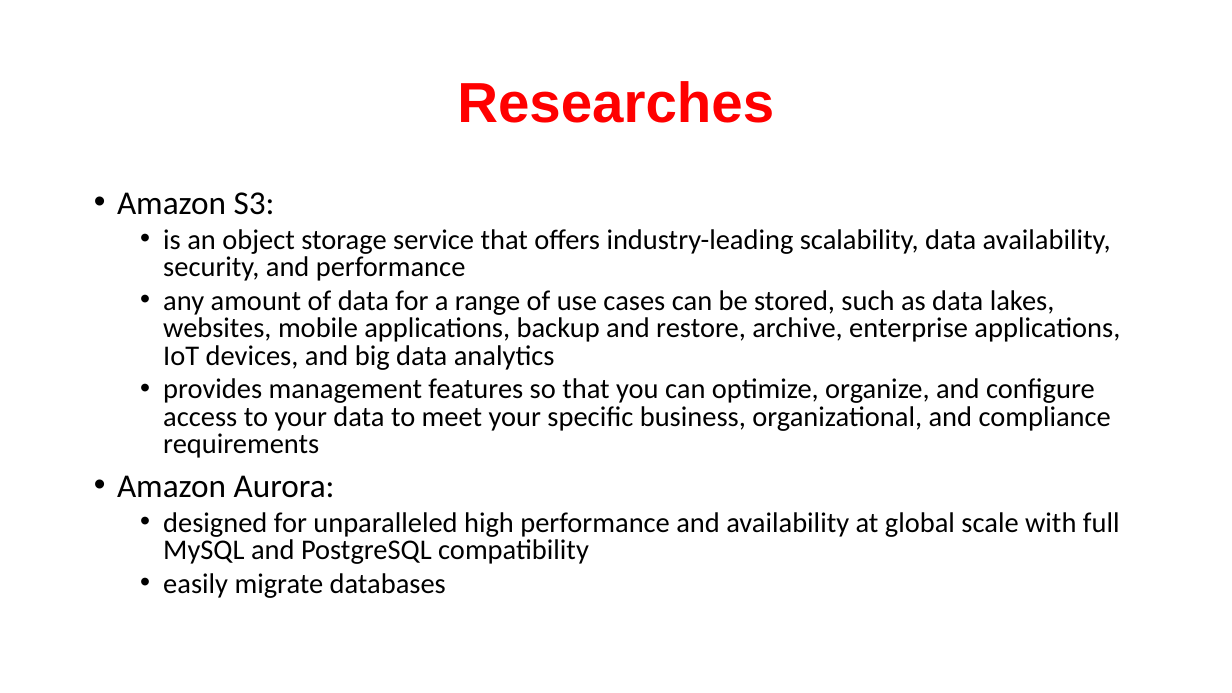
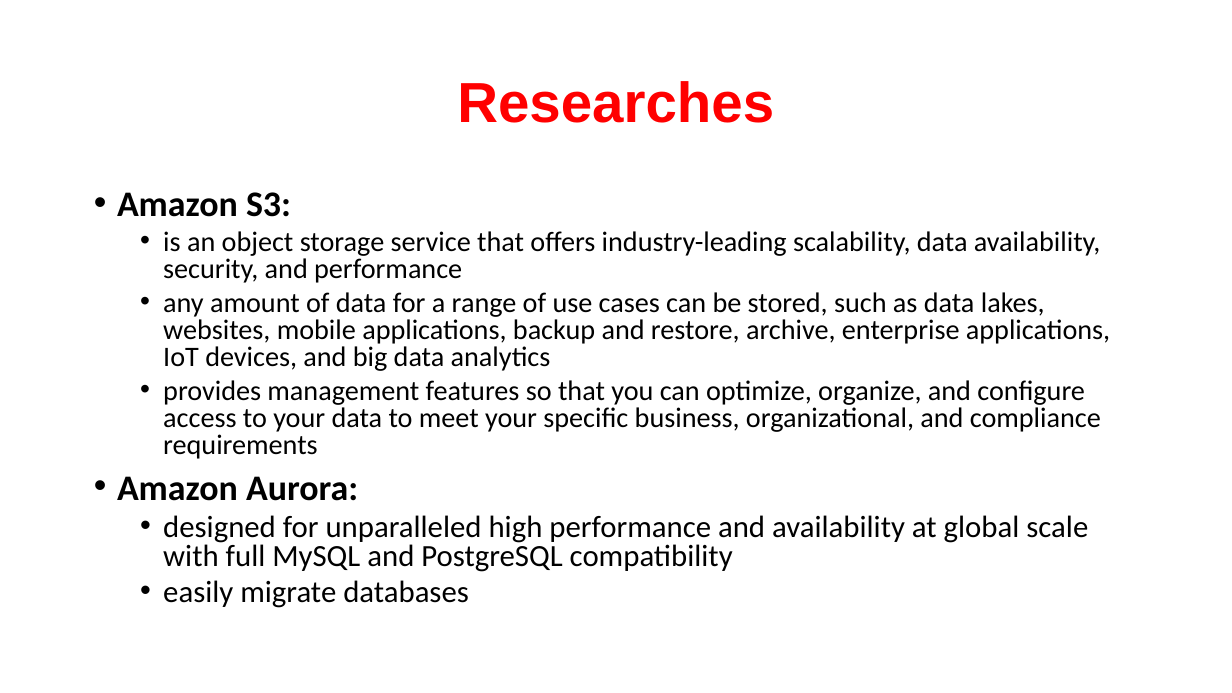
Before and after one commit to AfifNahas/v0.1, a slide deck: slide 2 of Report-1.pptx. Drawn at 1232x693 pixels with LibreOffice and Linux fonts; fonts in the diff are those of the drawing. Boxes give left, top, right and bottom in pixels: in the first picture for what was removed or moved away, otherwise in the second. Text is boxed around its words. In the diff, an @@ line names an element or a change of style, - is before the commit and + after.

```diff
--- a/Report-1.pptx
+++ b/Report-1.pptx
@@ text "Amazon S3:" at [117, 192, 1110, 608]: size 25.9 to 28 pt, bold on in "Amazon S3:", "Amazon Aurora:"; size 22.2 to 22 pt in "is an object storage service that offers ...", "any amount of data for a range ...", "provides management features so that you can ..."; size 22.2 to 24 pt in "designed for unparalleled high performance and availability ...", "easily migrate databases" @@
```
Also in this commit, not shown: 5 other slides changed, 1 other file.
